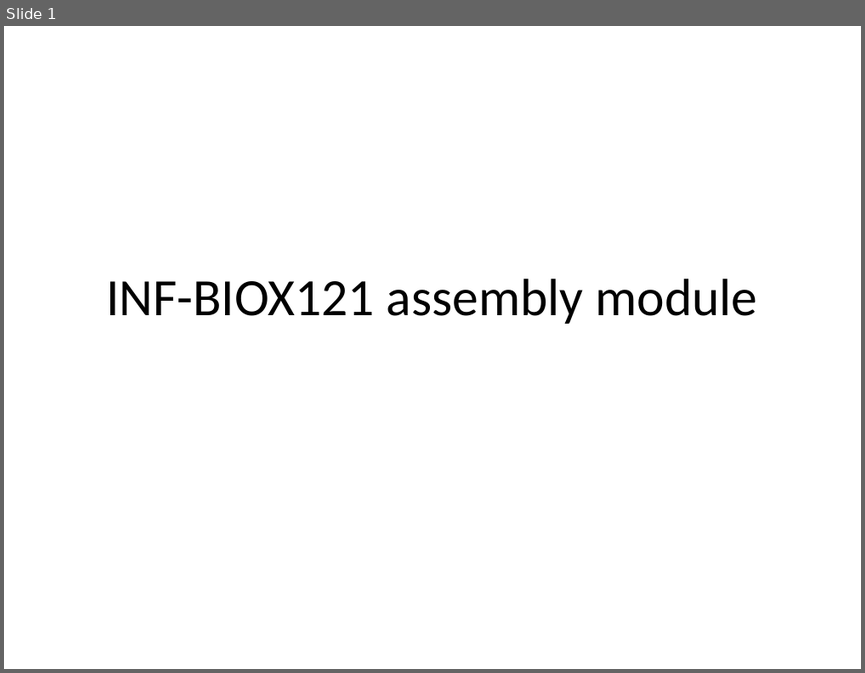
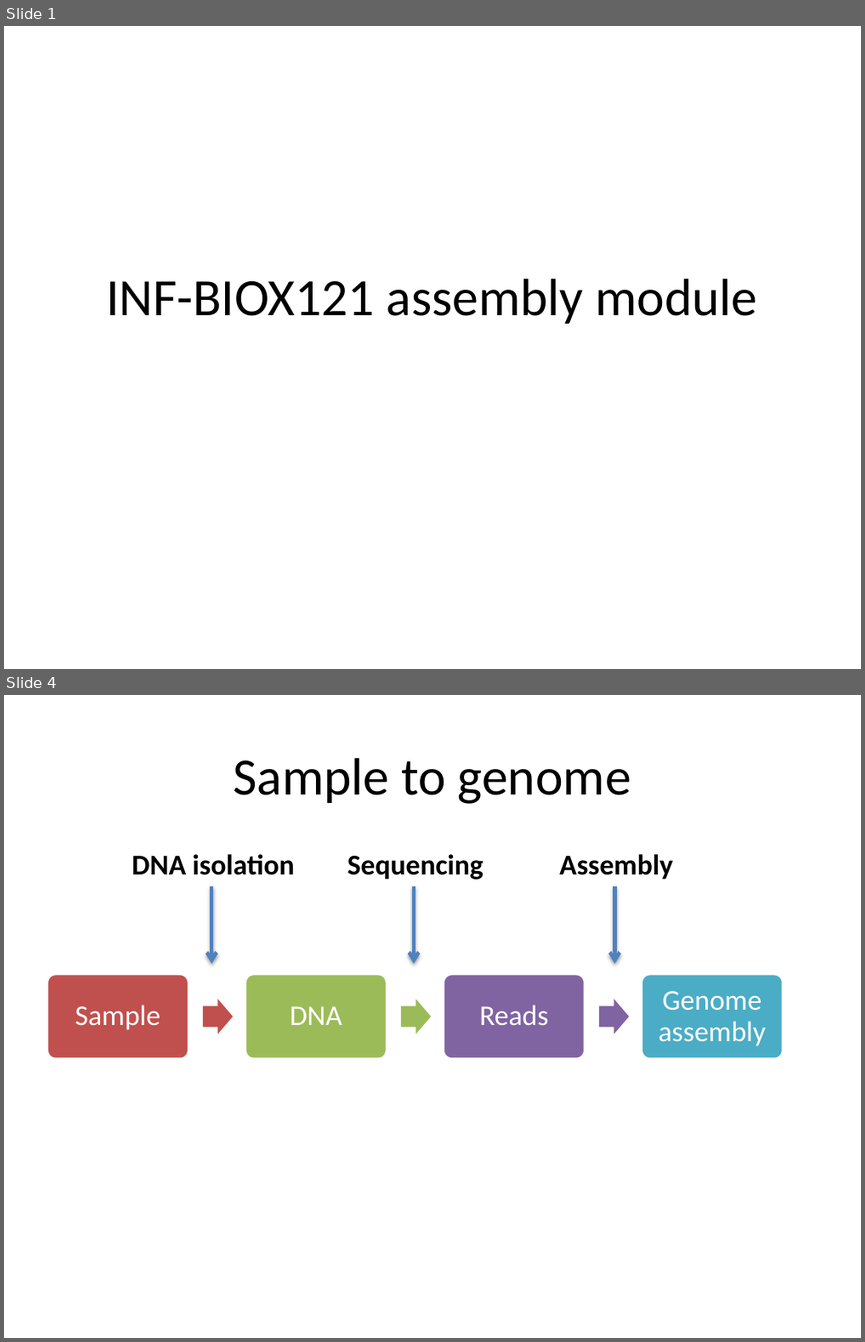
Before and after one commit to lexnederbragt/INF-BIOx121, a slide deck: Assembly/presentations/01_intro_to_assembly_module.pptx. Shown one above the other, each under a label of ours: slide 1 before the commit, slides 1 and 4 after it; the slides between them are not shown. The pictures are 865x673 and 865x1342 pixels, drawn with LibreOffice and Linux fonts; fonts in the diff are those of the drawing. Boxes give left, top, right and bottom in pixels: in the first picture for what was removed or moved away, otherwise in the second. Text is boxed around its words. In the diff, an @@ line names an element or a change of style, - is before the commit and + after.

```diff
--- a/Assembly/presentations/01_intro_to_assembly_module.pptx
+++ b/Assembly/presentations/01_intro_to_assembly_module.pptx
@@ slide 4 added at (4, 695, 861, 1338), background #FFFFFF @@
@@ title added at (234, 758, 631, 804), 44 pt, text #000000 @@
+Sample to genome
@@ text added at (132, 854, 295, 875), 24 pt, text #000000, bold @@
+DNA isolation
@@ text added at (347, 854, 483, 879), 24 pt, text #000000, bold @@
+Sequencing
@@ text added at (559, 854, 672, 879), 24 pt, text #000000, bold @@
+Assembly
@@ arrow added from (211, 886) to (211, 964), #4F81BD 3 pt @@
@@ arrow added from (414, 886) to (414, 964), #4F81BD 3 pt @@
@@ arrow added from (615, 886) to (615, 964), #4F81BD 3 pt @@
@@ group added at (46, 974, 783, 1058): 4 rounded rectangles, 4 texts, 3 right arrows @@
+Sample
+DNA
+Reads
+Genome assembly
```
Also in this commit, not shown: 2 slides changed, 1 other slide added, 2 other files.
